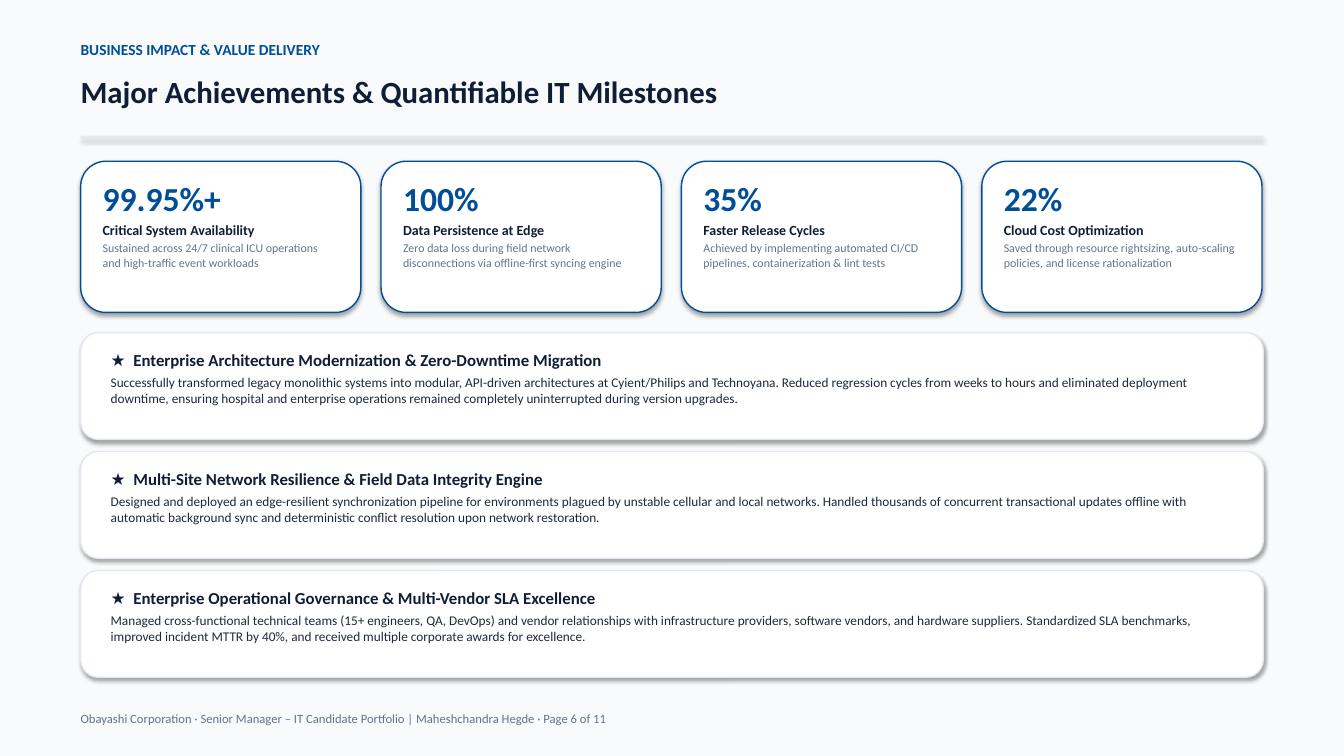
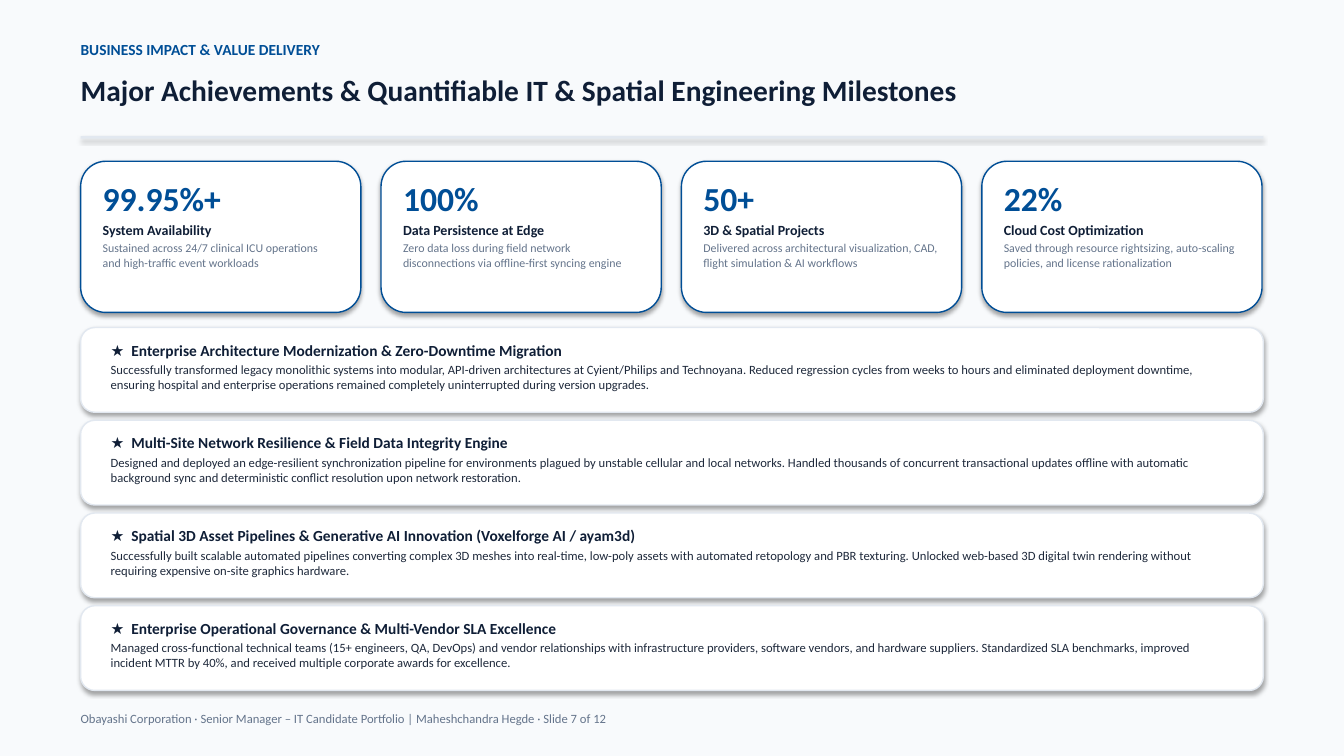
Before and after one commit to hegdemahesh/hegdemahesh.github.io, a slide deck: slide 7 of obayashi_it_presentation/Obayashi_Senior_Manager_IT_Presentation_Maheshchandra_Hegde.pptx (slide 6 before the commit). Drawn at 1344x756 pixels with LibreOffice and Linux fonts; fonts in the diff are those of the drawing. Boxes give left, top, right and bottom in pixels: in the first picture for what was removed or moved away, otherwise in the second. Text is boxed around its words. In the diff, an @@ line names an element or a change of style, - is before the commit and + after.

```diff
--- a/obayashi_it_presentation/Obayashi_Senior_Manager_IT_Presentation_Maheshchandra_Hegde.pptx
+++ b/obayashi_it_presentation/Obayashi_Senior_Manager_IT_Presentation_Maheshchandra_Hegde.pptx
@@ text at (81,80,956,106): text changed; size 22 to 21 pt @@
-Major Achievements & Quantifiable IT Milestones
+Major Achievements & Quantifiable IT & Spatial Engineering Milestones
@@ text at (703,189,937,269): text changed @@
-35%
-Faster Release Cycles
-Achieved by implementing automated CI/CD pipelines, containerization & lint tests
+50+
+3D & Spatial Projects
+Delivered across architectural visualization, CAD, flight simulation & AI workflows
@@ text at (103,225,211,238): text changed @@
-Critical System Availability
+System Availability
@@ rounded rectangle: place and size @@
-rounded rectangle at (81,333,1263,440)
+rounded rectangle at (81,328,1263,412)
@@ text "★ Enterprise Architecture Modernization & ...": place and size @@
-text "★ Enterprise Architecture Modernization & ..." at (111,354,1187,406)
+text "★ Enterprise Architecture Modernization & ..." at (111,345,1192,391)
@@ text "★ Enterprise Architecture Modernization & ..." at (111,345,1192,391): size 12 to 11 pt in "★ Enterprise Architecture Modernization & Zero-Downtime Migr ..."; size 9.5 to 9 pt in "Successfully transformed legacy monolithic systems into modu ..."; less space between paragraphs @@
@@ rounded rectangle: place and size @@
-rounded rectangle at (81,452,1263,559)
+rounded rectangle at (81,420,1263,505)
@@ text "★ Multi-Site Network Resilience & ...": place and size @@
-text "★ Multi-Site Network Resilience & ..." at (111,473,1186,525)
+text "★ Multi-Site Network Resilience & ..." at (111,437,1189,484)
@@ text "★ Multi-Site Network Resilience & ..." at (111,437,1189,484): size 12 to 11 pt in "★ Multi-Site Network Resilience & Field Data ..."; size 9.5 to 9 pt in "Designed and deployed an edge-resilient synchronization pipe ..."; less space between paragraphs @@
@@ rounded rectangle: place and size @@
-rounded rectangle at (81,571,1263,678)
+rounded rectangle at (81,513,1263,598)
@@ text added at (111,529,1191,577), 9 pt, text #1E293B @@
+★ Spatial 3D Asset Pipelines & Generative AI Innovation (Voxelforge AI / ayam3d)
+Successfully built scalable automated pipelines converting complex 3D meshes into real-time, low-poly assets with automated retopology and PBR texturing. Unlocked web-based 3D digital twin rendering without requiring expensive on-site graphics hardware.
@@ rounded rectangle added at (81,606,1263,691), fill #FFFFFF, outline #E2E8F0 1 pt @@
@@ text "★ Enterprise Operational Governance & ...": place and size @@
-text "★ Enterprise Operational Governance & ..." at (111,592,1191,643)
+text "★ Enterprise Operational Governance & ..." at (111,623,1190,669)
@@ text "★ Enterprise Operational Governance & ..." at (111,623,1190,669): size 12 to 11 pt in "★ Enterprise Operational Governance & Multi-Vendor SLA ..."; size 9.5 to 9 pt in "Managed cross-functional technical teams (15+ engineers, QA, ..."; less space between paragraphs @@
@@ text at (81,714,606,725): text changed @@
-Obayashi Corporation · Senior Manager – IT Candidate Portfolio | Maheshchandra Hegde · Page 6 of 11
+Obayashi Corporation · Senior Manager – IT Candidate Portfolio | Maheshchandra Hegde · Slide 7 of 12
```
Also in this commit, not shown: 10 other slides changed, 1 slide added, 7 other files.
